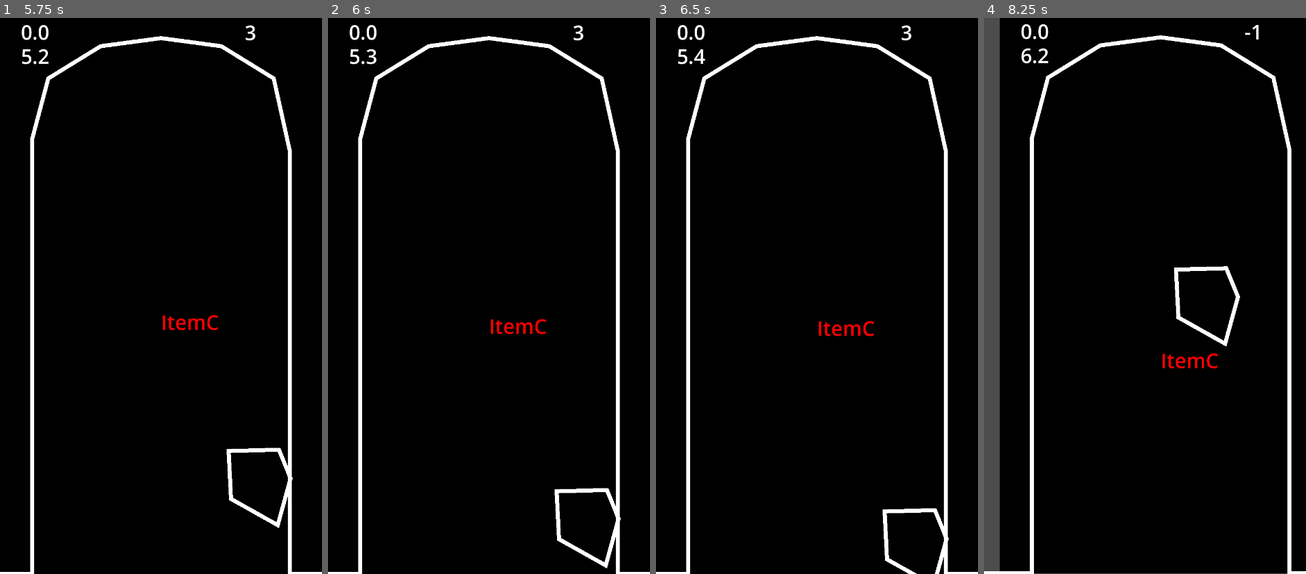
Above: before the commit, frames 1-4 (left to right).
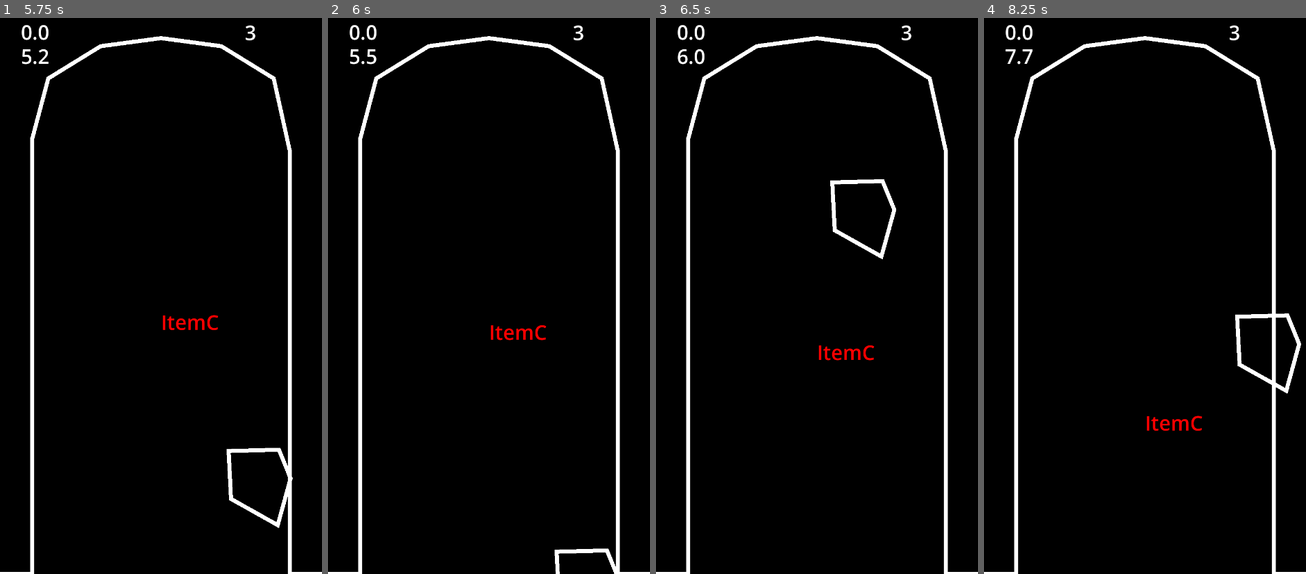
Above: after the commit, the same moments.

Repository: WOCae/L010
Game: Godot game, scene res://Scene/start_game.tscn
Two runs of this game, one before a commit and one after it. Both use one fixed random seed, a clock stepped at 60 frames per second and the inputs below.
Inputs (mouse positions are in pixels of both pictures, inside the frame that each line leads up to):
- Up to frame 1 (5.75 s): tap Enter (ui_accept) at 0.5, 0.77, 0.8, 1.07, 1.35, 1.52, 1.82, 2.3, 3.02, 3.32, 3.6, 3.77, 4.07, 4.52, 4.82, 5.3 s; move the mouse to (144, 407) at 0.52 s; hold Up (move_up) 0.53-2.03 s; tap Space (ui_select) at 0.6, 1.55, 2.1, 2.85, 4.35, 5.1 s; click (144, 407) at 0.67 s; move the mouse to (61, 218) at 1.27 s; click (61, 218) at 1.42 s; move the mouse to (161, 218) at 2.02 s; hold Left (move_left) 2.03-3.53 s; click (161, 218) at 2.17 s; move the mouse to (260, 218) at 2.77 s; click (260, 218) at 2.92 s; move the mouse to (112, 157) at 3.52 s; hold Down (move_down) 3.53-4.28 s; move the mouse to (231, 268) at 4.27 s; hold Right (move_right) 4.28-5.03 s; move the mouse to (96, 323) at 5.02 s; hold Up (move_up) from 5.03 s (still down); click (96, 323) at 5.17 s
- Up to frame 2 (6 s): move the mouse to (521, 173) at 5.77 s; release Up (move_up) at 5.78 s; hold Right (move_right) from 5.78 s (still down); tap Enter (ui_accept) at 5.85 s
- Up to frame 3 (6.5 s): keep holding Right (move_right); tap Enter (ui_accept) at 6.02, 6.32 s; tap Space (ui_select) at 6.05 s
- Up to frame 4 (8.25 s): move the mouse to (1128, 407) at 6.52 s; tap Space (ui_select) at 6.6, 7.35 s; tap Enter (ui_accept) at 6.77, 6.8, 7.07, 7.52, 7.82, 8.1 s; move the mouse to (1241, 379) at 7.27 s; click (1241, 379) at 7.42 s; move the mouse to (1048, 212) at 8.02 s; release Right (move_right) at 8.03 s; hold Down (move_down) from 8.03 s (still down)

Frame 1 is identical in both runs. In frame 2, 1.0% of the frame differs, in the area x 11-91%, y 5-100%; in frame 3, 1.5%; in frame 4, 13%, in the area x 0-100%, y 0-100%.
Error after the commit: Parse Error: Preload file "res://enemy1/exp.tscn" does not exist. (res://enemy1/bulletE1.gd:29)

Commit message:
Update bulletE1.gd

Diff:
--- a/enemy1/bulletE1.gd
+++ b/enemy1/bulletE1.gd
@@ -1,15 +1,20 @@
 extends Area2D
-
+class_name BulletE1
 # 移動方向
 var velocity = Vector2()
+var em_X
+var em_Y
+
+func _ready():
+	pass
 
 # 開始
 func start(x, y, deg, speed):
 	#position = Vector2(x, y)
 	velocity.x = speed * cos(deg_to_rad(deg))
 	velocity.y = speed * -sin(deg_to_rad(deg))
-
-
+	em_X = x
+	em_Y = y
 #func _process(delta):
 	#position += velocity * delta
 func _physics_process(delta):
@@ -17,14 +22,35 @@
 
 func _on_visible_on_screen_notifier_2d_screen_exited():
 	queue_free()
+
 	pass # Replace with function body.
 
-
+## 爆発シーンを読み込む
+const EXPLOSION_OBJ = preload("res://enemy1/exp.tscn")
+const SE_OBJ = preload("res://enemy1/se_exp.tscn")
 func _on_area_entered(area):
 	#print("bullet:"+area.name)
 	if area.name == "MAP" || area.name == "map":
 		queue_free()
+		#$AudioStreamPlayer2D.play()
+	if area is Ball:
 
-	if area is Ball:
-		queue_free()
-	#pass # Replace with function body.
+		#print(position)
+		# 爆発エフェクトを再生.
+		var explosion = EXPLOSION_OBJ.instantiate()
+		# 同じ座標に移動.
+		explosion.position = position
+		explosion.start(position.x+em_X, position.y+em_Y, 0, 0)
+		#print(em_X,em_Y)
+		# ルートノードに爆発オブジェクトを登録する
+		get_tree().root.add_child(explosion)
+
+		queue_free() #bulletの削除
+
+		#爆発音の登録
+		var SE_explosion = SE_OBJ.instantiate()
+		#ルートノードに爆発オブジェクトを登録する
+		get_tree().root.add_child(SE_explosion)
+		SE_explosion.play()
+		await SE_explosion.finished
+		SE_explosion.queue_free()
